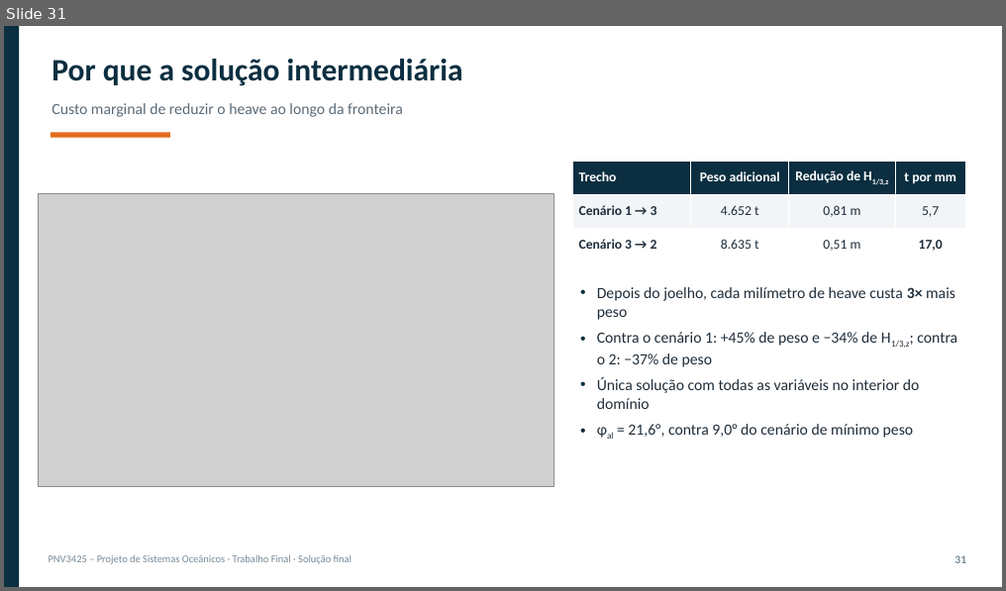
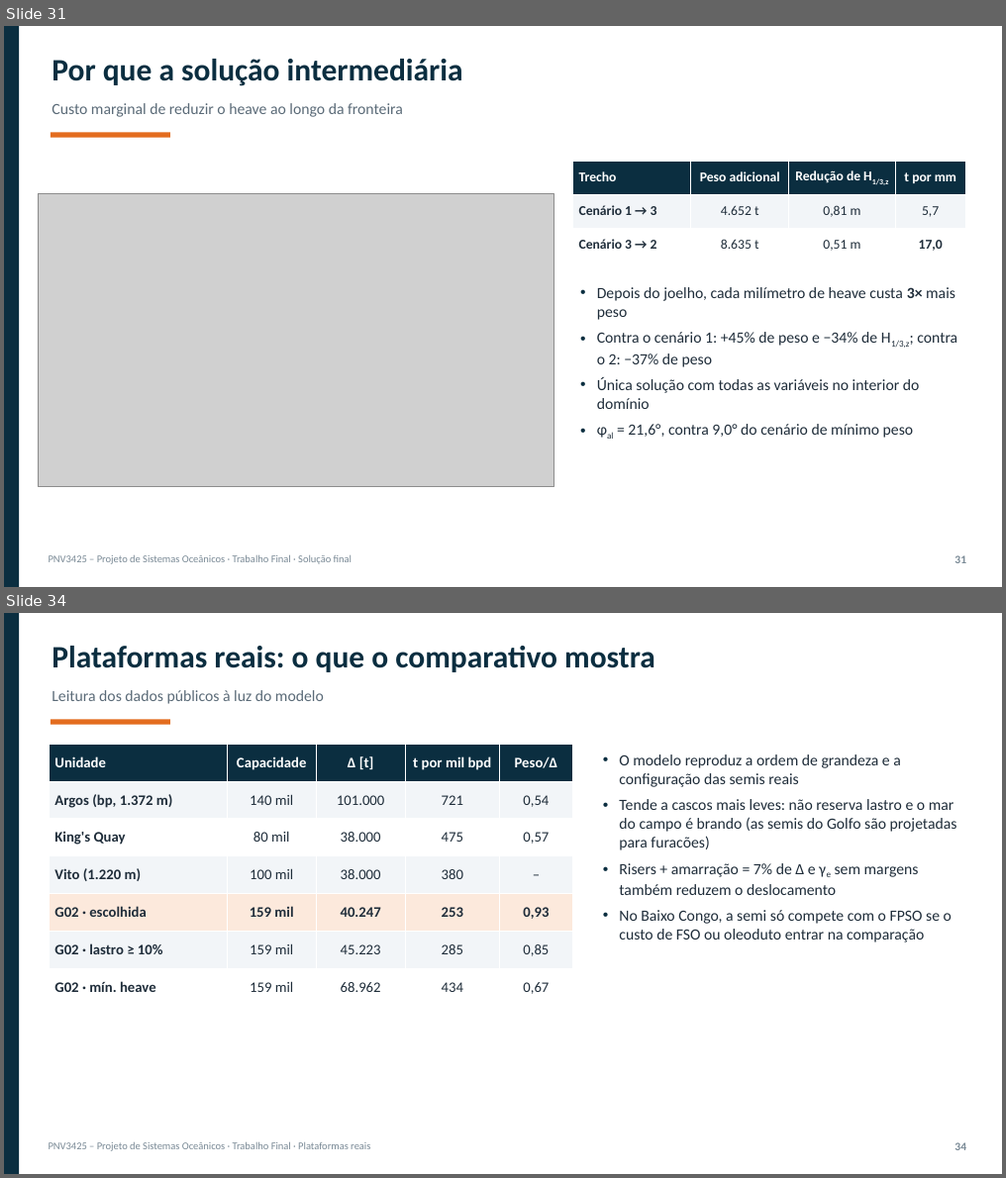
Before and after one commit to gustavogsilvaa/PNV3425-Projeto-de-Sistemas-Oceanicos, a slide deck: apresentacao/PNV3425_G02_apresentacao_completa.pptx. Shown one above the other, each under a label of ours: slide 31 before the commit, slides 31 and 34 after it; the slides between them are not shown. The pictures are 1006x591 and 1006x1178 pixels, drawn with LibreOffice and Linux fonts; fonts in the diff are those of the drawing; grey boxes stand for pictures. Boxes give left, top, right and bottom in pixels: in the first picture for what was removed or moved away, otherwise in the second. Text is boxed around its words. In the diff, an @@ line names an element or a change of style, - is before the commit and + after.

Commit message:
Comparativo com plataformas reais (CLOV FPSO, Scarabeo 5 e semis de produção do GoM)
- novo script com dados públicos e fontes; figura e CSV em resultados/complementar
- seção 9 do relatório e slides nas duas apresentações

```diff
--- a/apresentacao/PNV3425_G02_apresentacao_completa.pptx
+++ b/apresentacao/PNV3425_G02_apresentacao_completa.pptx
@@ slide 34 added at (4,613,1002,1174), background #FFFFFF @@
@@ rectangle added at (4,613,19,1174), fill #0B2E40 @@
@@ text added at (52,646,655,672), 30 pt, text #0B2E40, bold @@
+Plataformas reais: o que o comparativo mostra
@@ text added at (52,690,324,704), 15 pt, text #5B6B78 @@
+Leitura dos dados públicos à luz do modelo
@@ rectangle added at (51,719,170,725), fill #E36C1E @@
@@ table added at (49,744,573,1006), 7 rows, 5 columns @@
+Unidade | Capacidade | Δ [t] | t por mil bpd | Peso/Δ
+Argos (bp, 1.372 m) | 140 mil | 101.000 | 721 | 0,54
+King's Quay | 80 mil | 38.000 | 475 | 0,57
+Vito (1.220 m) | 100 mil | 38.000 | 380 | –
+G02 · escolhida | 159 mil | 40.247 | 253 | 0,93
+G02 · lastro ≥ 10% | 159 mil | 45.223 | 285 | 0,85
+G02 · mín. heave | 159 mil | 68.962 | 434 | 0,67
@@ text added at (619,755,957,943), 15 pt, text #1F2D3A @@
+• O modelo reproduz a ordem de grandeza e a configuração das semis reais
+• Tende a cascos mais leves: não reserva lastro e o mar do campo é brando (as semis do Golfo são projetadas para furacões)
+• Risers + amarração = 7% de Δ e γe sem margens também reduzem o deslocamento
+• No Baixo Congo, a semi só compete com o FPSO se o custo de FSO ou oleoduto entrar na comparação
@@ text added at (49,1143,370,1152), 10 pt, text #7A8A96 @@
+PNV3425 – Projeto de Sistemas Oceânicos · Trabalho Final · Plataformas reais
@@ text added at (954,1143,966,1151), 11 pt, text #7A8A96, bold @@
+34
```
Also in this commit, not shown: 3 slides changed, 2 other slides added, 11 other files.
